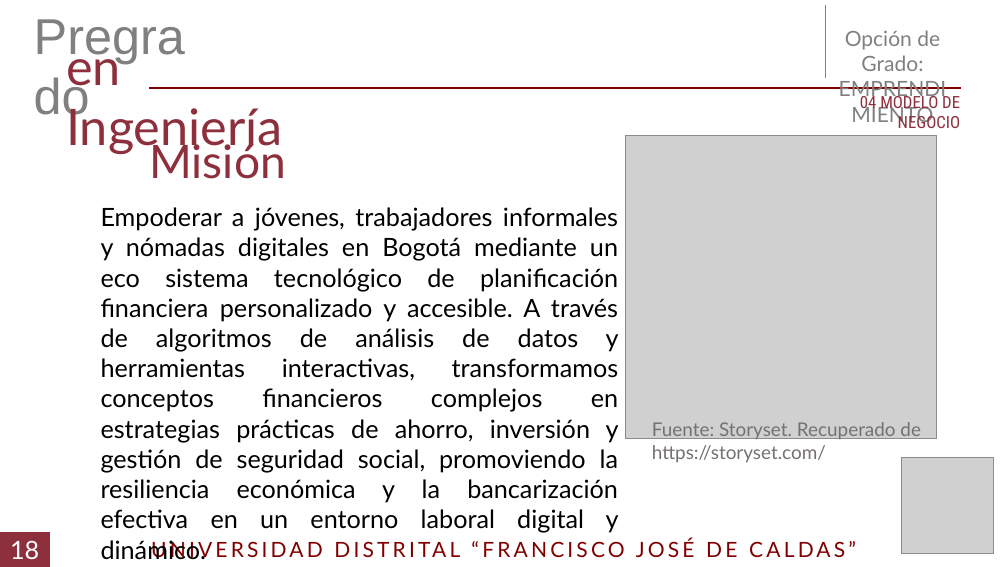
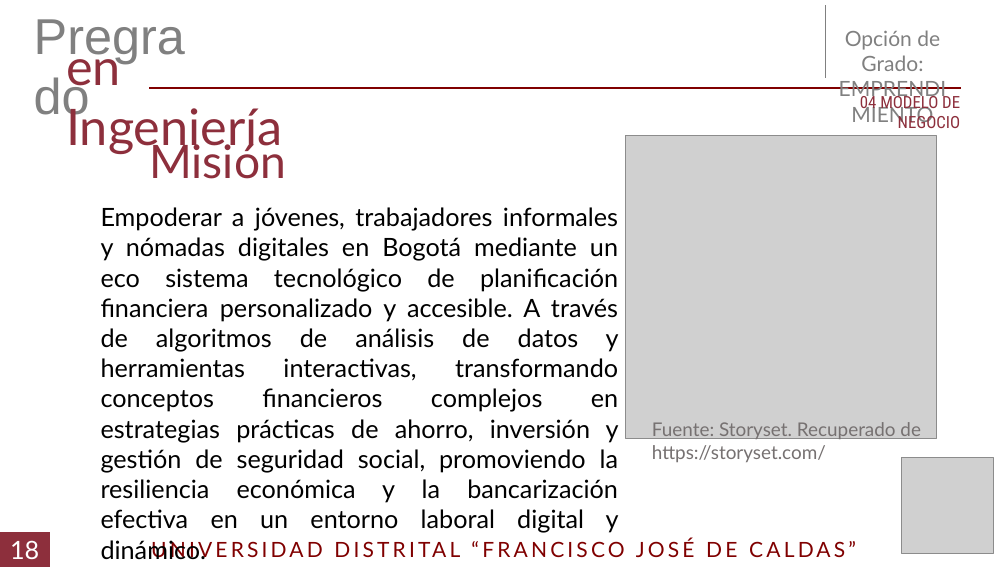
Before and after one commit to DLRin/anteproyecto, a slide deck: slide 19 of Presentacion/Presentacion.pptx. Drawn at 1008x567 pixels with LibreOffice and Linux fonts; fonts in the diff are those of the drawing; grey boxes stand for pictures. Boxes give left, top, right and bottom in pixels: in the first picture for what was removed or moved away, otherwise in the second. Text is boxed around its words. In the diff, an @@ line names an element or a change of style, - is before the commit and + after.

```diff
--- a/Presentacion/Presentacion.pptx
+++ b/Presentacion/Presentacion.pptx
@@ text at (x1=101, y1=207, x2=619, y2=559): text changed @@
-Empoderar a jóvenes, trabajadores informales y nómadas digitales en Bogotá mediante un eco sistema tecnológico de planificación financiera personalizado y accesible. A través de algoritmos de análisis de datos y herramientas interactivas, transformamos conceptos financieros complejos en estrategias prácticas de ahorro, inversión y gestión de seguridad social, promoviendo la resiliencia económica y la bancarización efectiva en un entorno laboral digital y dinámico.
+Empoderar a jóvenes, trabajadores informales y nómadas digitales en Bogotá mediante un eco sistema tecnológico de planificación financiera personalizado y accesible. A través de algoritmos de análisis de datos y herramientas interactivas, transformando conceptos financieros complejos en estrategias prácticas de ahorro, inversión y gestión de seguridad social, promoviendo la resiliencia económica y la bancarización efectiva en un entorno laboral digital y dinámico.
```
Also in this commit, not shown: 1 other slide changed, 1 other file.
